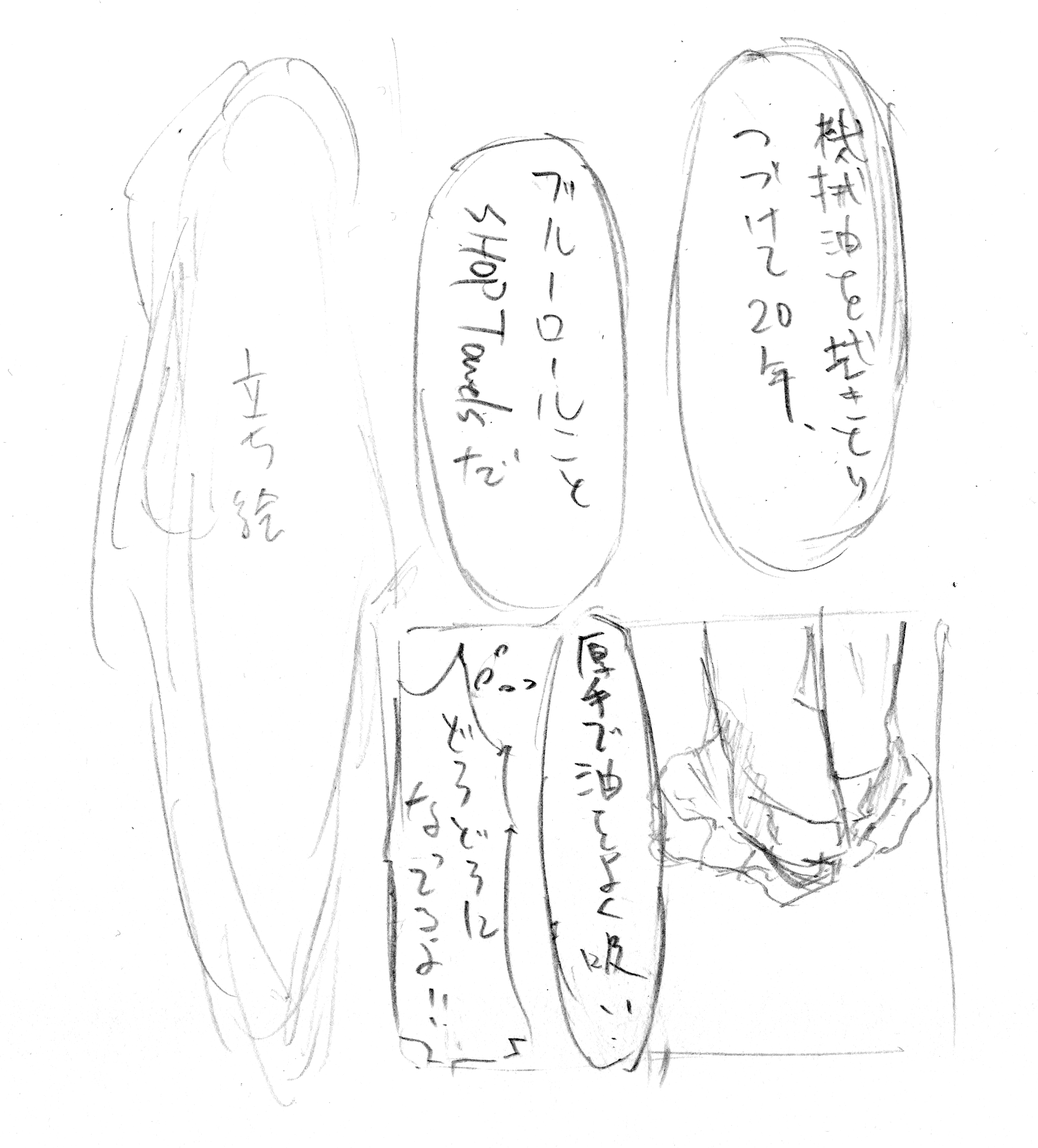
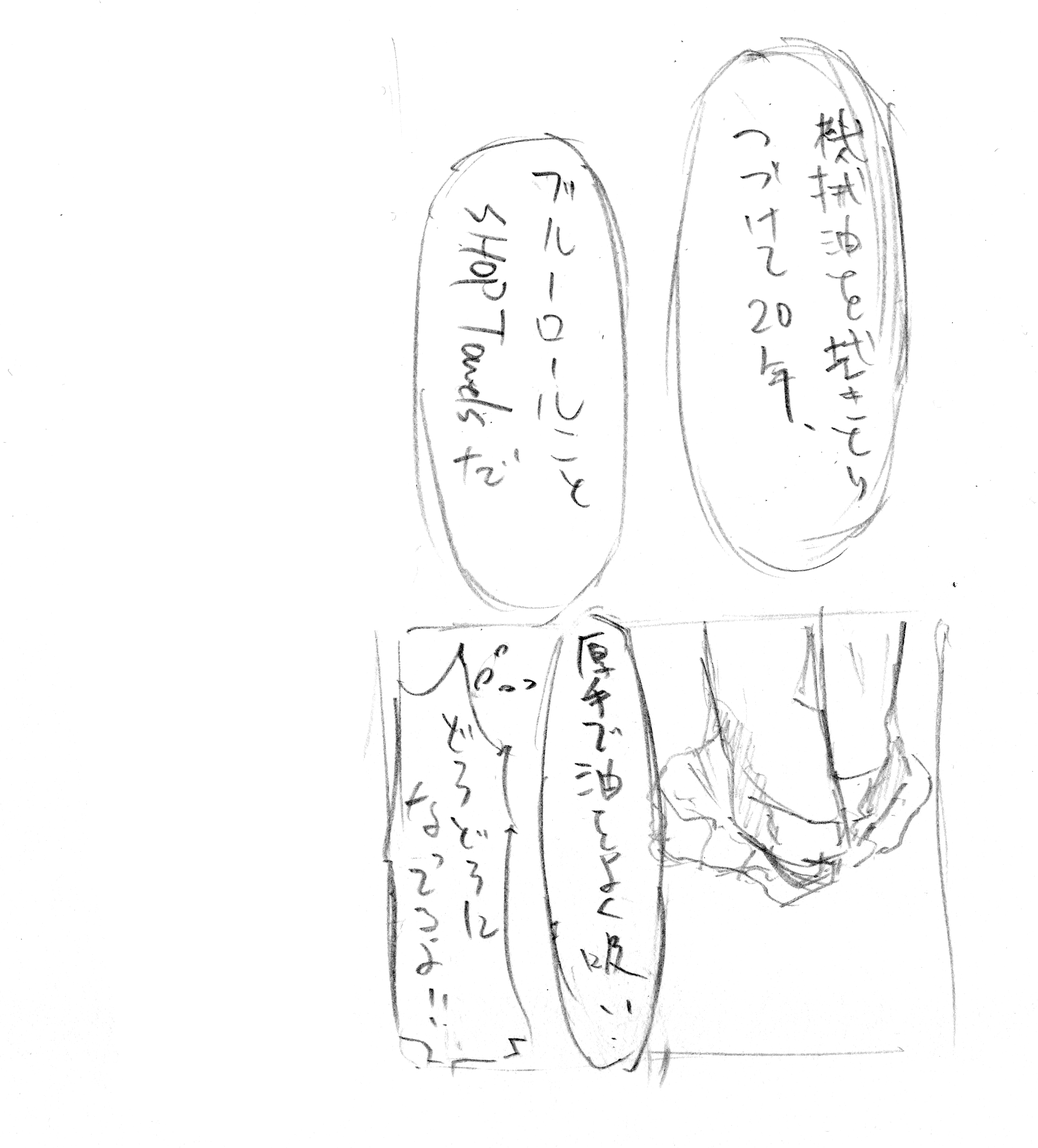
Layers edited between the first and the second (1038, 1148) image:
added layer "背景" over bbox(62, 28, 418, 1146)
